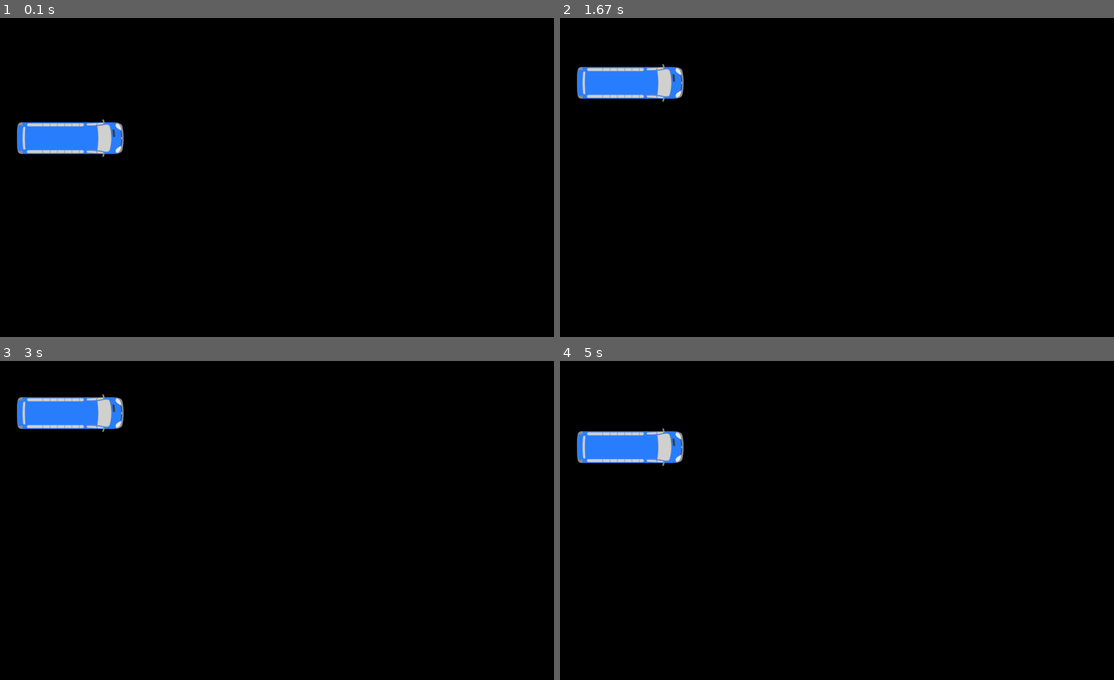
Above: before the commit, frames 1-4 (two rows, left to right).
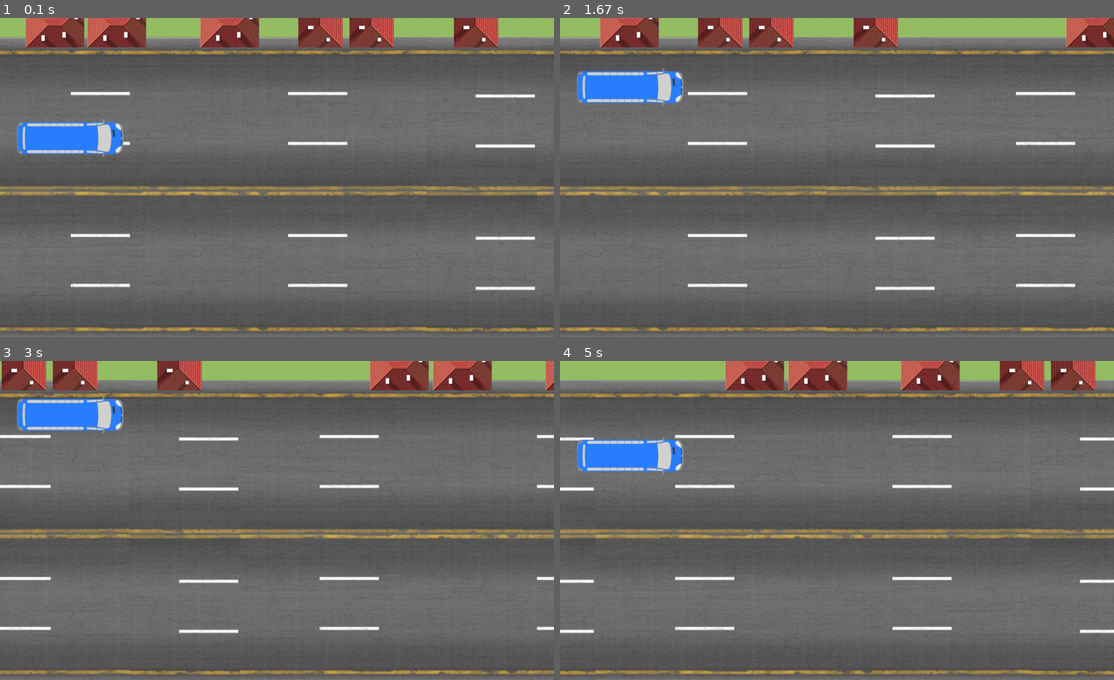
Above: after the commit, the same moments.

Repository: Alicccce/project_pygame
Game: pygame game, started from Alice.py
Same seed, same stepped clock (60 frames per second), same inputs: the game is played once before the commit and once after it.
Inputs:
- Up to frame 1 (0.1 s): no input
- Up to frame 2 (1.67 s): hold W 0.33-0.8 s; hold S 0.83-1.13 s; hold W 1.17-1.53 s; hold S from 1.57 s (still down)
- Up to frame 3 (3 s): release S at 1.93 s; hold W 1.97-2.27 s; hold S 2.3-2.6 s; hold W from 2.63 s (still down)
- Up to frame 4 (5 s): release W at 3 s; hold S 3.03-3.4 s; hold W 3.43-3.73 s; hold S 3.77-4.07 s; hold W 4.1-4.47 s; hold S 4.5-4.87 s; hold W from 4.9 s (still down)

The runs differ from the first frame. In frame 1, 98% of the frame differs, in the area x 0-100%, y 0-100%; in frame 2, 99%; in frame 3, 99%; in frame 4, 99%.

Commit message:
основная игра 2

Diff:
--- a/Alice.py
+++ b/Alice.py
@@ -26,8 +26,6 @@
     image = load_image("bus_osn.png")
 
     def __init__(self, *group):
-        # НЕОБХОДИМО вызвать конструктор родительского класса Sprite.
-        # Это очень важно!!!
         super().__init__(*group)
         self.image = Bus.image
         self.rect = self.image.get_rect()
@@ -36,10 +34,10 @@
         self.mask = pygame.mask.from_surface(self.image)
 
     def update(self, keys):
-        if keys[pygame.K_w] and self.rect.y + 14 >= 0:
-            self.rect.y -= 5
-        if keys[pygame.K_s] and self.rect.y + 111 <= 750:
-            self.rect.y += 5
+        if keys[pygame.K_w] and self.rect.y + 14 >= 80:
+            self.rect.y -= 6
+        if keys[pygame.K_s] and self.rect.y + 111 <= 730:
+            self.rect.y += 6
 
 
 class Object(pygame.sprite.Sprite):
@@ -66,30 +64,71 @@
     clock = pygame.time.Clock()
     start_ticks = pygame.time.get_ticks()
 
+
     all_sprites = pygame.sprite.Group()
     Bus(all_sprites)
 
+    imgg = load_image('roof_g.png')
+    imgv = load_image('roof_v.png')
+    imtr = load_image('trop.png')
+
     running = True
 
-    object_speed = 5
+    x, y = 0, 45
+    x1, y1 = 1280, 45
+    roof_g_speed = 4
+
+    roof_g_positions = [(490, -35), (80, -35),(225, -35)]
+    roof_v_positions = [(1085, -68), (720, -68), (840, -68)]
+
+    while running:
+        screen.fill((150, 190, 100))
+
+        screen.blit(imtr, (x, y))
+        screen.blit(imtr, (x1, y1))
+        x -= roof_g_speed
+        x1 -= roof_g_speed
+
+        # позиции для домиков
+          # Дополнительная позиция чтобы создать зацикленную анимацию
+
+        # Проверка, выходит ли первая дорога за границы видимости
+        if x + imtr.get_width() <= 0:
+            x = x1 + imtr.get_width()
+
+        # Проверка, выходит ли вторая дорога за границы видимости
+        if x1 + imtr.get_width() <= 0:
+            x1 = x + imtr.get_width()
+        for position in roof_g_positions:
+            screen.blit(imgg, position)
+        for position in roof_v_positions:
+            screen.blit(imgv, position)
+
+            # Движение домиков "roof_g"
+        roof_g_positions = [(x - roof_g_speed, y) for x, y in roof_g_positions]
+        # При достижении края экрана, перемещаем домик в конец очереди для создания непрерывной ленты
+        roof_g_positions = [((WIDTH, y) if x - 35 < -imgg.get_width() -100 else (x, y)) for x, y in roof_g_positions]
 
 
-
-    while running:
-        screen.fill(BLACK)
+        roof_v_positions = [(x - roof_g_speed, y) for x, y in roof_v_positions]
+        # Делаем то же для "roof_v"
+        roof_v_positions = [((WIDTH,y) if x < - imgv.get_width() - 100 else (x, y)) for x, y in roof_v_positions]
 
         keys = pygame.key.get_pressed()
         all_sprites.update(keys)
         all_sprites.draw(screen)
 
-
-
-
-
-
         for event in pygame.event.get():
             if event.type == pygame.QUIT:
                 running = False
+
+        # for i in range(3):
+        #     screen.blit(imgg, (i * 140, -35))
+        # screen.blit(imgv, (420, -68))
+        # for i in range(4):
+        #     screen.blit(imgg, (525 + i * 140, -35))
+        # screen.blit(imgv, (1085, -68))
+        # screen.blit(imgg, (1191, -35))
 
         pygame.display.flip()
         clock.tick(60)  # Ограничить до 60 кадров в секунду
Binary file added: data/roof_g.png
Binary file added: data/roof_v.png
Binary file added: data/trop.png
